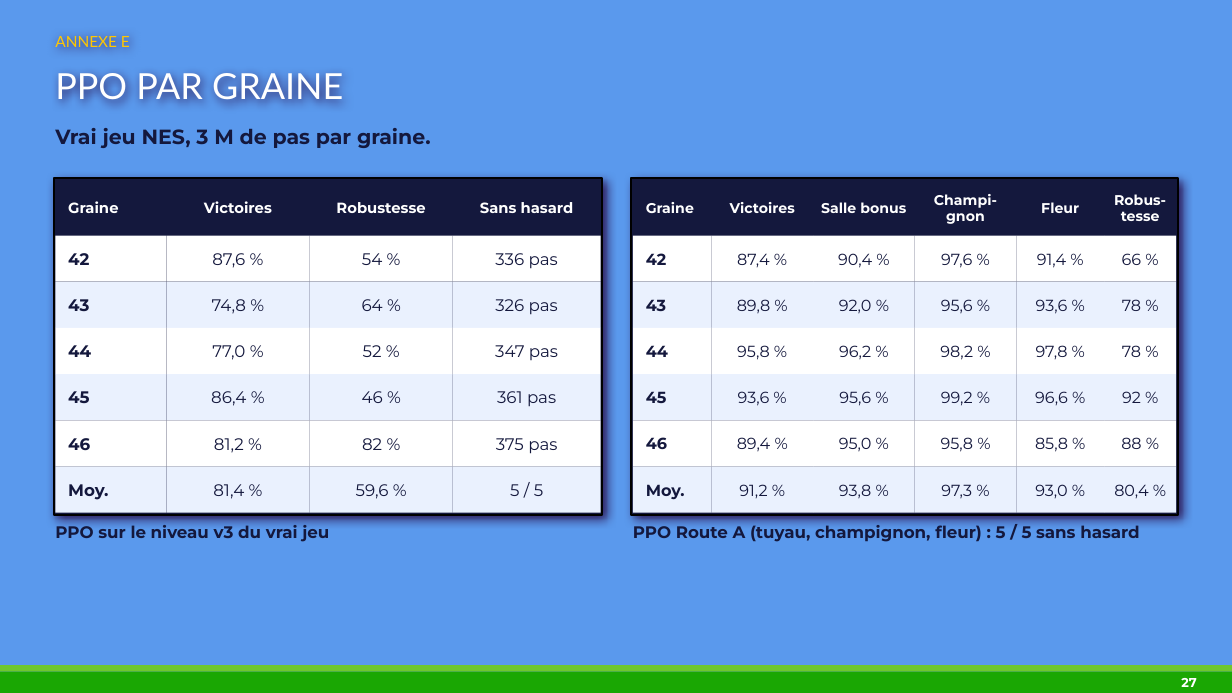
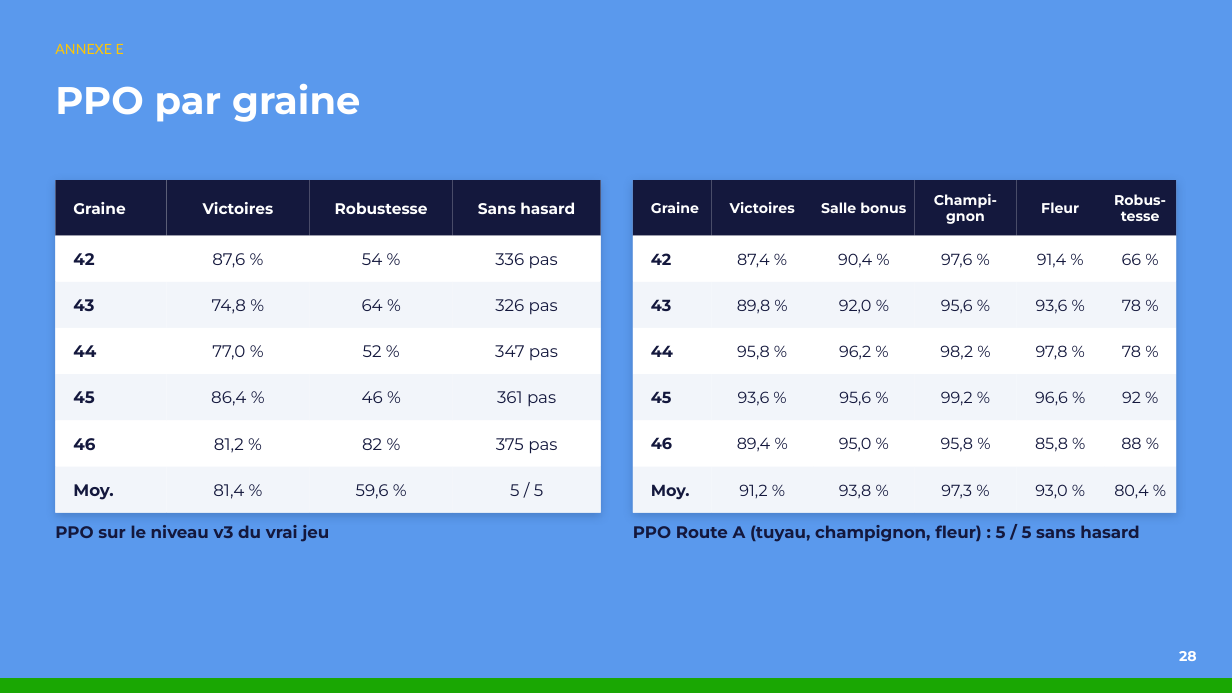
Before and after one commit to EwenBourgeat/MarioRL_FinalWork, a slide deck: slide 28 of docs/oral/Oral_RL_Mario.pptx (slide 27 before the commit). Drawn at 1232x693 pixels with LibreOffice and Linux fonts; fonts in the diff are those of the drawing. Boxes give left, top, right and bottom in pixels: in the first picture for what was removed or moved away, otherwise in the second. Text is boxed around its words. In the diff, an @@ line names an element or a change of style, - is before the commit and + after.

```diff
--- a/docs/oral/Oral_RL_Mario.pptx
+++ b/docs/oral/Oral_RL_Mario.pptx
@@ text "ANNEXE E" moved from (x1=55, y1=36, x2=130, y2=47) to (x1=55, y1=44, x2=124, y2=54) @@
@@ text "ANNEXE E" at (x1=55, y1=44, x2=124, y2=54): size 12 to 11 pt @@
@@ text at (x1=55, y1=83, x2=360, y2=122): text changed; size 28 to 30 pt; font Lato to Montserrat; bold on @@
-PPO PAR GRAINE
+PPO par graine
@@ text removed at (x1=55, y1=128, x2=431, y2=148) @@
-Vrai jeu NES, 3 M de pas par graine.
@@ rectangle at (x1=55, y1=180, x2=601, y2=513): fill #14183D to #FFFFFF; outline #000000 1.5 pt to none; shadow changed @@
@@ size 11.5 to 12 pt in 4 elements at (x1=55, y1=180, x2=166, y2=236), (x1=166, y1=180, x2=310, y2=236), (x1=310, y1=180, x2=453, y2=236), (x1=453, y1=180, x2=601, y2=236) @@
@@ rectangle at (x1=633, y1=180, x2=1177, y2=513): fill #14183D to #FFFFFF; outline #000000 1.5 pt to none; shadow changed @@
@@ fill #EAF1FE to #F2F5FA in 30 elements at (x1=55, y1=282, x2=166, y2=328), (x1=166, y1=282, x2=310, y2=328), (x1=310, y1=282, x2=453, y2=328), (x1=453, y1=282, x2=601, y2=328), (x1=55, y1=374, x2=166, y2=421), (x1=166, y1=374, x2=310, y2=421), (x1=310, y1=374, x2=453, y2=421), (x1=453, y1=374, x2=601, y2=421), (x1=55, y1=467, x2=166, y2=513), (x1=166, y1=467, x2=310, y2=513), (x1=310, y1=467, x2=453, y2=513), (x1=453, y1=467, x2=601, y2=513), (x1=633, y1=282, x2=712, y2=328), (x1=712, y1=282, x2=813, y2=328), (x1=813, y1=282, x2=915, y2=328), (x1=915, y1=282, x2=1017, y2=328), (x1=1017, y1=282, x2=1104, y2=328), (x1=1104, y1=282, x2=1177, y2=328), (x1=633, y1=374, x2=712, y2=421), (x1=712, y1=374, x2=813, y2=421), (x1=813, y1=374, x2=915, y2=421), (x1=915, y1=374, x2=1017, y2=421), (x1=1017, y1=374, x2=1104, y2=421), (x1=1104, y1=374, x2=1177, y2=421), (x1=633, y1=467, x2=712, y2=513), (x1=712, y1=467, x2=813, y2=513), (x1=813, y1=467, x2=915, y2=513), (x1=915, y1=467, x2=1017, y2=513), (x1=1017, y1=467, x2=1104, y2=513), (x1=1104, y1=467, x2=1177, y2=513) @@
@@ text added at (x1=1179, y1=651, x2=1197, y2=661), 11 pt, text #FFFFFF, bold @@
+28
@@ rectangle resized from (x1=0, y1=672, x2=1232, y2=693) to (x1=0, y1=678, x2=1232, y2=693) @@
@@ rectangle removed at (x1=0, y1=665, x2=1232, y2=672) @@
@@ text removed at (x1=1181, y1=678, x2=1196, y2=687) @@
-27
```
Also in this commit, not shown: 15 other slides changed, 6 slides added, 5 slides removed, 4 other files.
